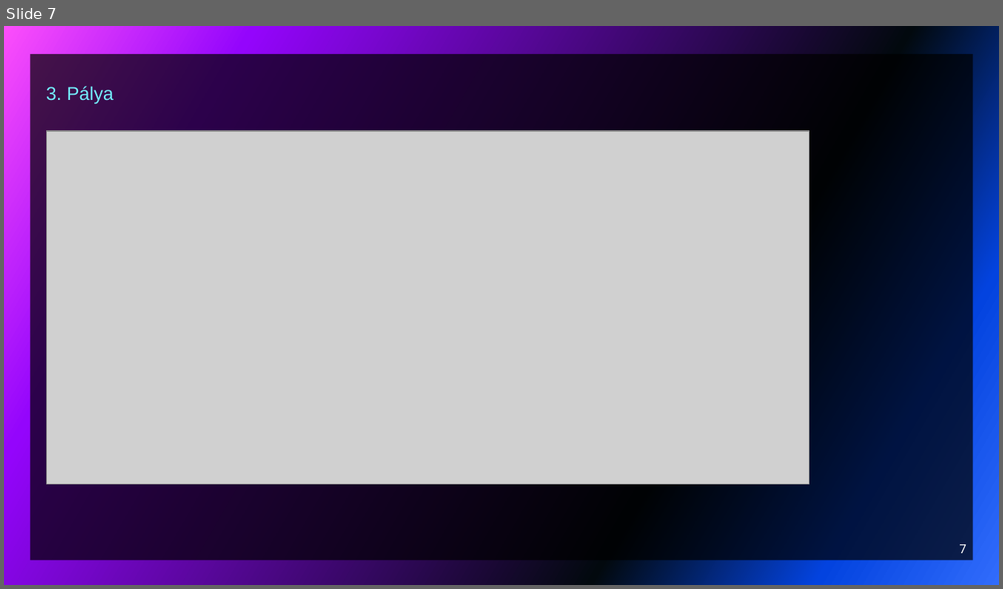
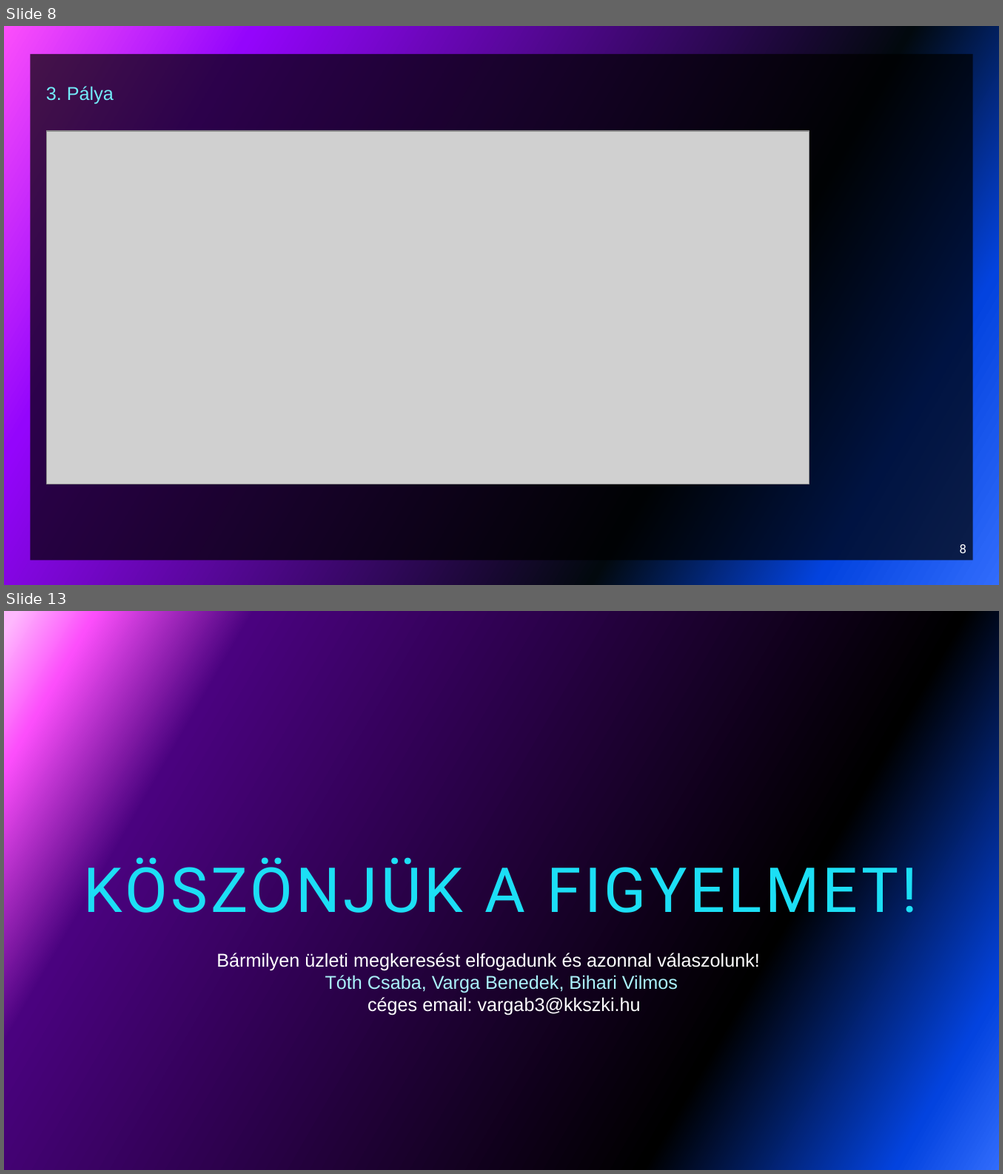
Before and after one commit to vargab3/Jumpermain, a slide deck: JUMPER.pptx. Shown one above the other, each under a label of ours: slide 7 before the commit, slides 8 and 13 after it; the slides between them are not shown. The pictures are 1003x589 and 1003x1174 pixels, drawn with LibreOffice and Linux fonts; fonts in the diff are those of the drawing; grey boxes stand for pictures; background and template pictures are left out. Boxes give left, top, right and bottom in pixels: in the first picture for what was removed or moved away, otherwise in the second. Text is boxed around its words. In the diff, an @@ line names an element or a change of style, - is before the commit and + after.

```diff
--- a/JUMPER.pptx
+++ b/JUMPER.pptx
@@ slide 13 added at (4,611,999,1170), background picture (left out) @@
@@ title added at (84,856,917,928), 60 pt, text #1CDFF5 @@
+KÖSZÖNJÜK A FIGYELMET!
@@ text added at (216,953,760,1016), 18 pt, text #FFFFFF @@
+Bármilyen üzleti megkeresést elfogadunk és azonnal válaszolunk!
+Tóth Csaba, Varga Benedek, Bihari Vilmos
+céges email: vargab3@kkszki.hu
@@ what was slide 7 is now slide 8 @@
@@ page number at (959,545,966,554): text changed @@
-7
+8
```
Also in this commit, not shown: 1 slide changed, 4 other slides added, 8 slides removed.
